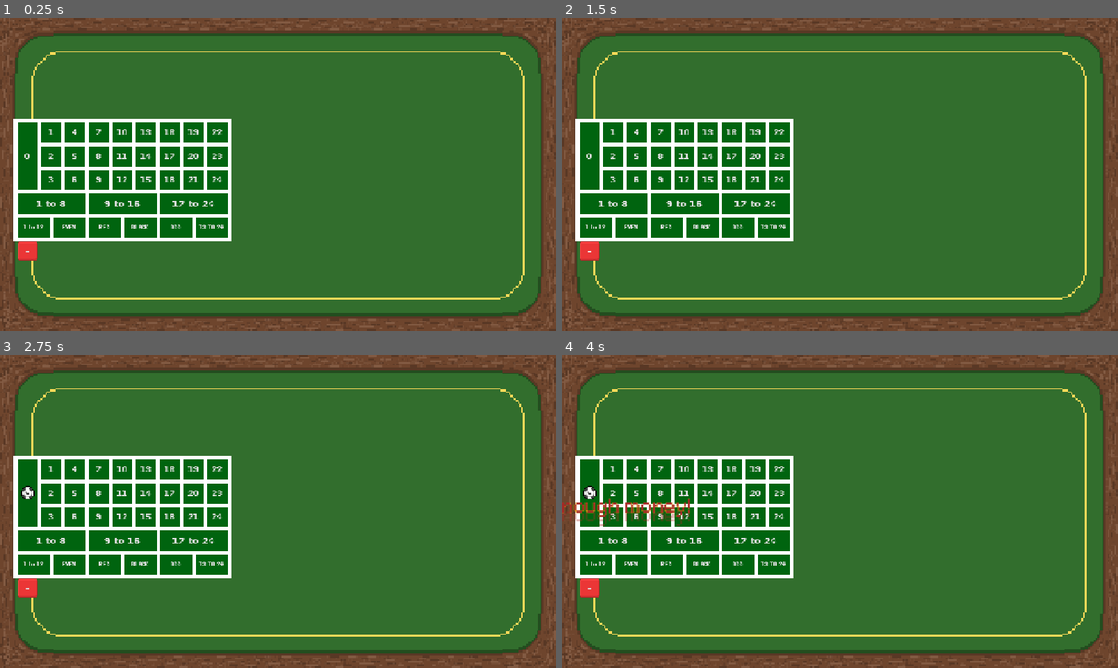
Above: before the commit, frames 1-4 (two rows, left to right).
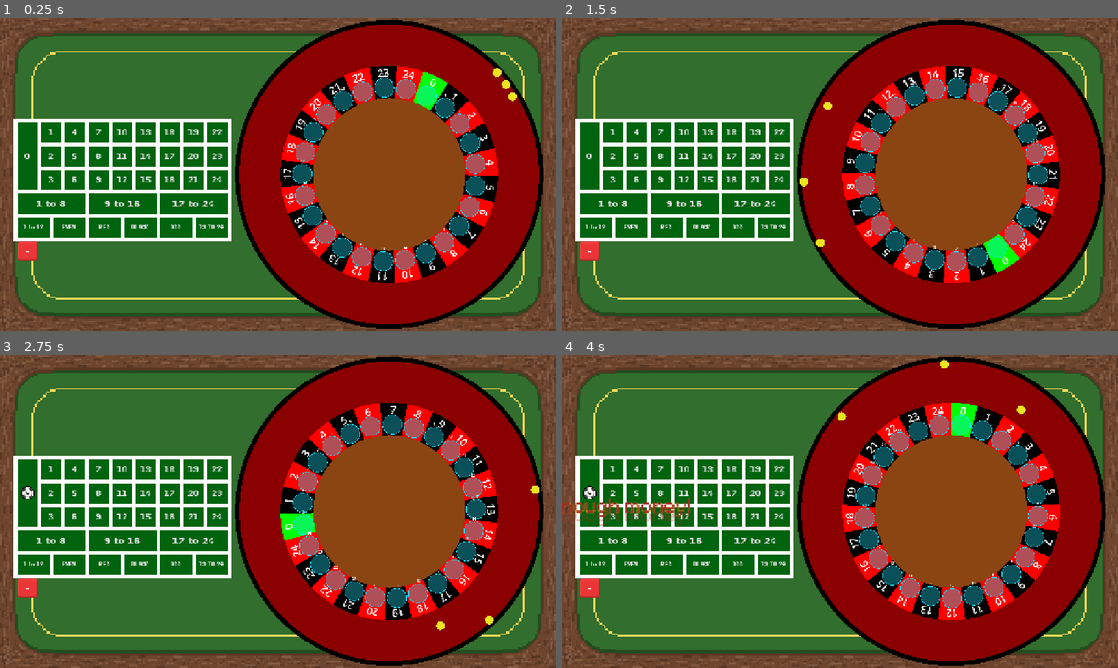
Above: after the commit, the same moments.

Repository: DuneRanger/Very-Serious-GameJam-2026
Game: Godot game, scene res://scenes/game/game_scene/game_scene.tscn
Same seed, same stepped clock (60 frames per second), same inputs: the game is played once before the commit and once after it. Sound files missing from this copy of the repository are replaced by a short silence.
Inputs:
- Up to frame 1 (0.25 s): no input
- Up to frame 2 (1.5 s): click "+" at 0.5 s; click "-" at 1.25 s
- Up to frame 3 (2.75 s): click "0" at 2 s
- Up to frame 4 (4 s): click "1" at 2.75 s; click "2" at 3.5 s

The runs differ from the first frame. In frame 1, 43% of the frame differs, in the area x 42-98%, y 0-100%; in frame 2, 43%; in frame 3, 43%; in frame 4, 43%.
Error before the commit: Parse Error: Identifier "game_manager" not declared in the current scope. (res://scenes/game/game_scene/roulette/roulette.gd:152)

Commit message:
epic naming fail while merging FIX

Diff:
--- a/scenes/game/game_scene/roulette/roulette.gd
+++ b/scenes/game/game_scene/roulette/roulette.gd
@@ -149,7 +149,7 @@
 	decay_rotation()
 	queue_redraw()
 	give_balls_angular_velocity(_delta)
-	match (game_manager.game_state):
+	match (GameManager.game_state):
 		GameEnums.game_states.SPIN_PHASE:
 			if rotation_speed == 0:
 				GameManager.game_state = GameEnums.game_states.BET_PHASE
